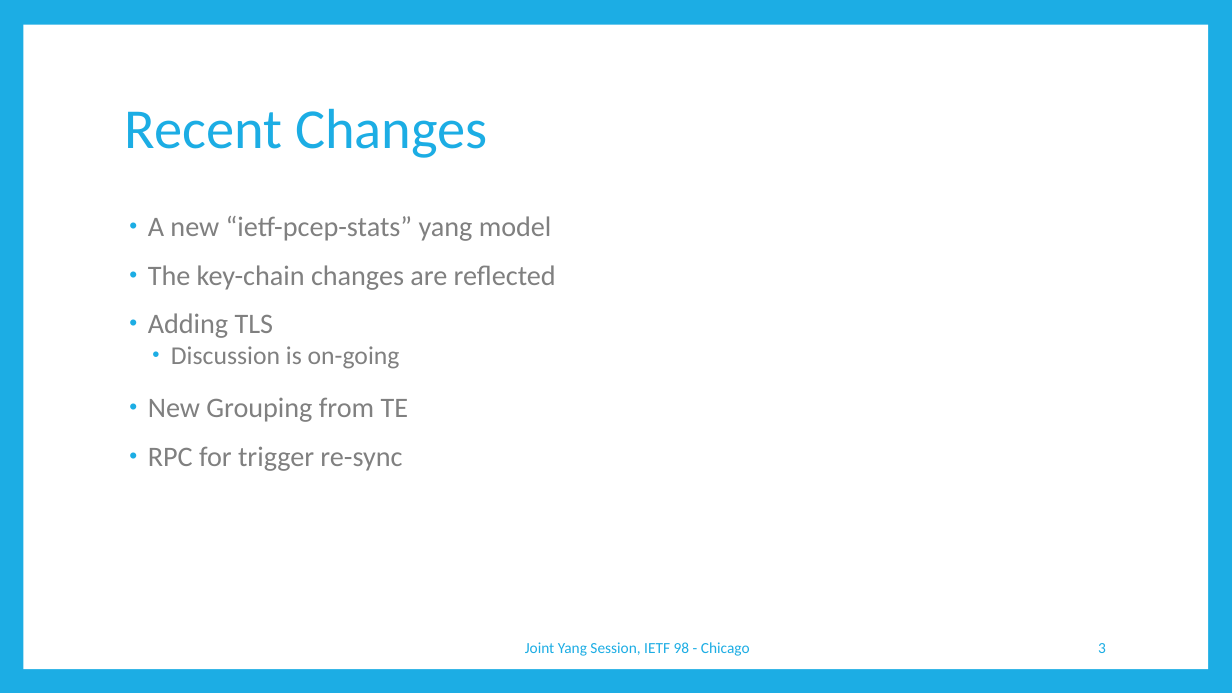
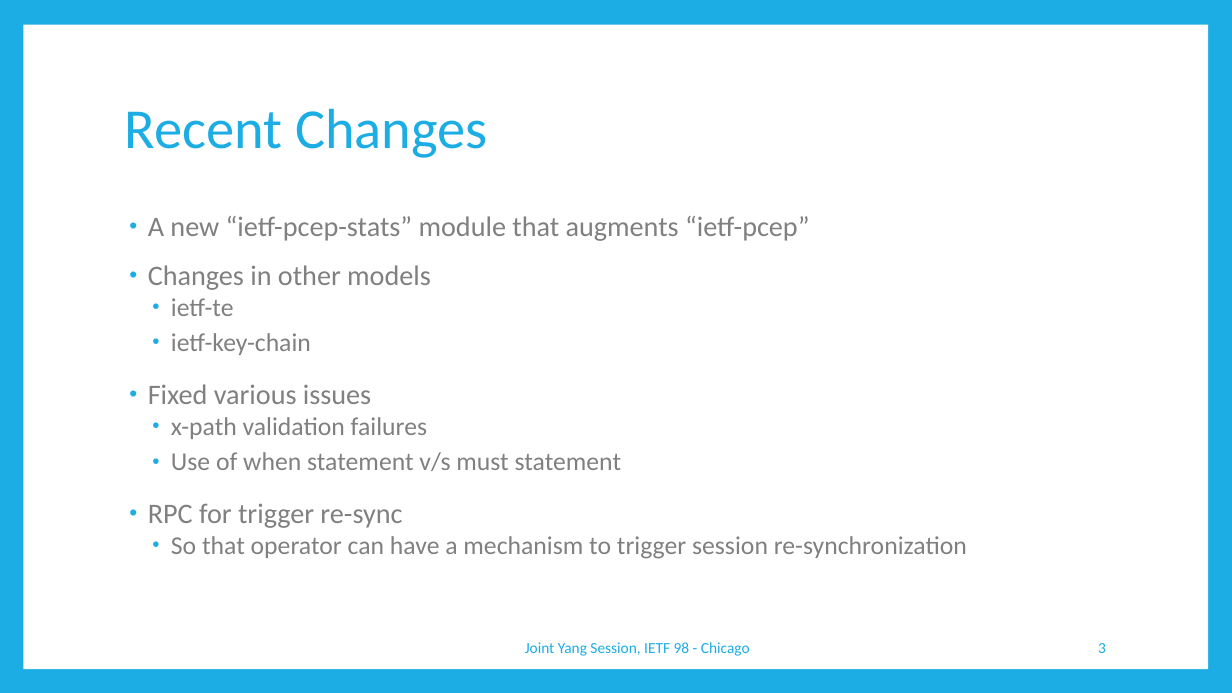
Before and after one commit to dhruvdhody-huawei/98, a slide deck: slide 3 of draft-ietf-pce-pcep-yang-02.pptx. Drawn at 1232x693 pixels with LibreOffice and Linux fonts; fonts in the diff are those of the drawing. Boxes give left, top, right and bottom in pixels: in the first picture for what was removed or moved away, otherwise in the second. Text is boxed around its words. In the diff, an @@ line names an element or a change of style, - is before the commit and + after.

Commit message:
pcep-yang as sent to tarek

```diff
--- a/draft-ietf-pce-pcep-yang-02.pptx
+++ b/draft-ietf-pce-pcep-yang-02.pptx
@@ text at (148,216,810,471): text changed @@
-• A new “ietf-pcep-stats” yang model
-• The key-chain changes are reflected
-• Adding TLS
-  • Discussion is on-going
-• New Grouping from TE
+• A new “ietf-pcep-stats” module that augments “ietf-pcep”
+• Changes in other models
+  • ietf-te
+  • ietf-key-chain
+• Fixed various issues
+  • x-path validation failures
+  • Use of when statement v/s must statement
@@ text at (171,536,967,559): paragraph added @@
+  • So that operator can have a mechanism to trigger session re-synchronization
```
Also in this commit, not shown: 1 other slide changed, 4 slides added, 1 other file.
